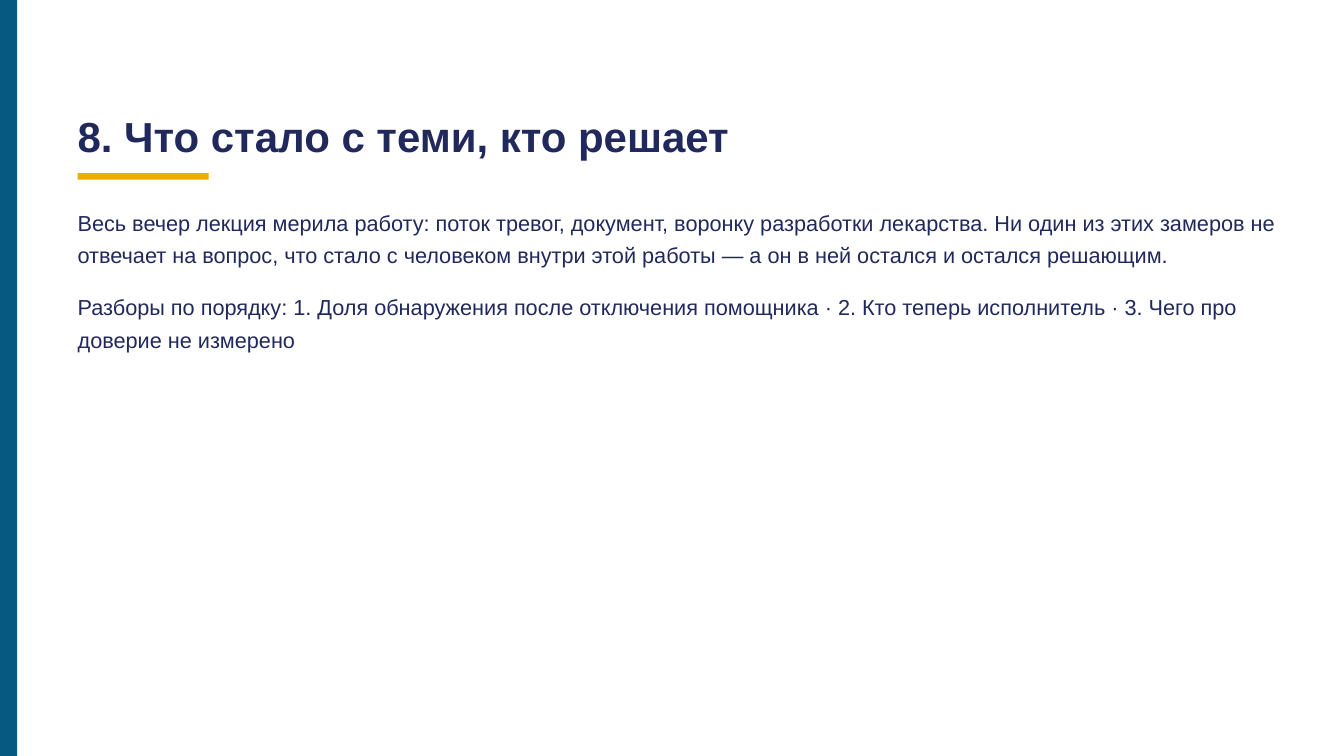
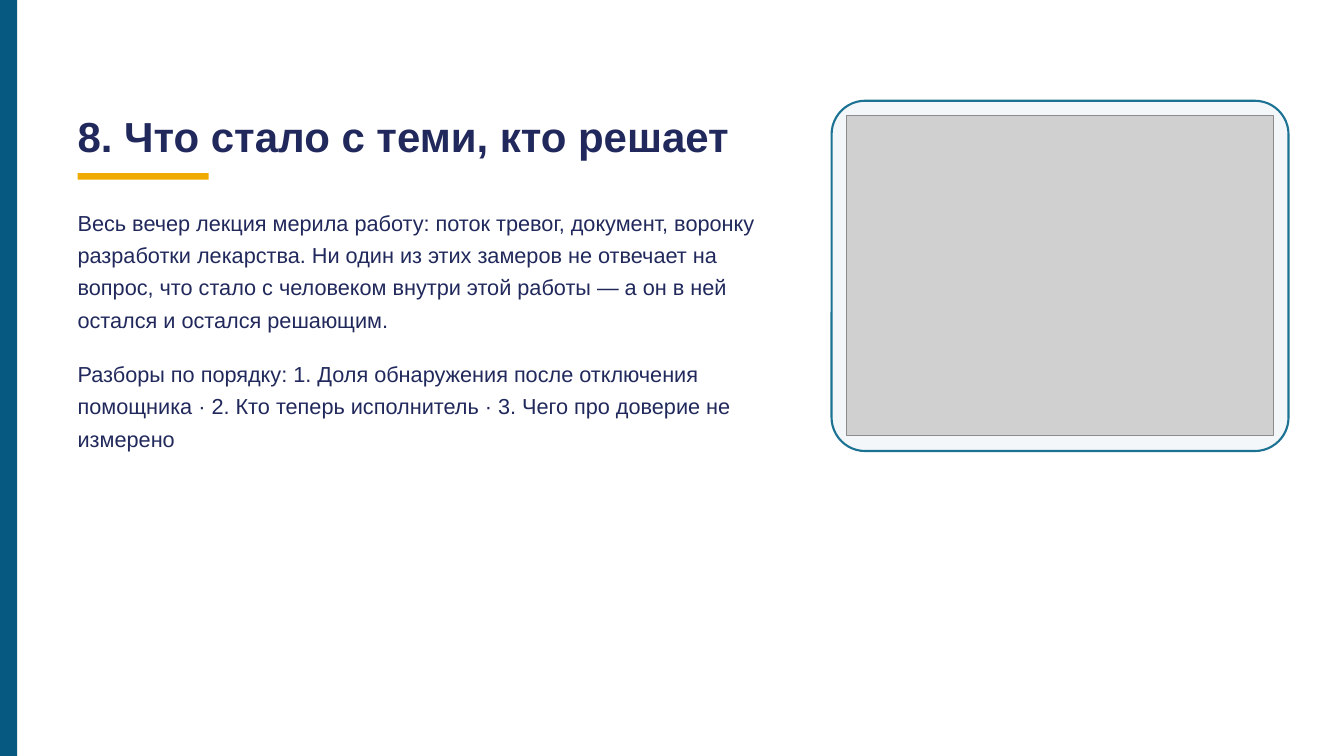
Before and after one commit to tellina-study/AI-usage-lessons, a slide deck: slide 90 of library/lectures/lec-07/rework/deck/lec-07-karkas.pptx. Drawn at 1344x756 pixels with LibreOffice and Linux fonts; fonts in the diff are those of the drawing; grey boxes stand for pictures. Boxes give left, top, right and bottom in pixels: in the first picture for what was removed or moved away, otherwise in the second. Text is boxed around its words. In the diff, an @@ line names an element or a change of style, - is before the commit and + after.

```diff
--- a/library/lectures/lec-07/rework/deck/lec-07-karkas.pptx
+++ b/library/lectures/lec-07/rework/deck/lec-07-karkas.pptx
@@ rounded rectangle added at (832,101,1289,451), fill #F4F7FA, outline #1C7293 1.5 pt @@
@@ picture added at (847,116,1273,436) @@
@@ text "Весь вечер лекция мерила работу: ..." rewrapped from (78,215,1275,268) to (78,215,754,332) @@
@@ text "Разборы по порядку: 1. Доля ..." rewrapped from (78,299,1237,353) to (78,366,730,452) @@
```
Also in this commit, not shown: 6 other slides changed, 15 other files.
